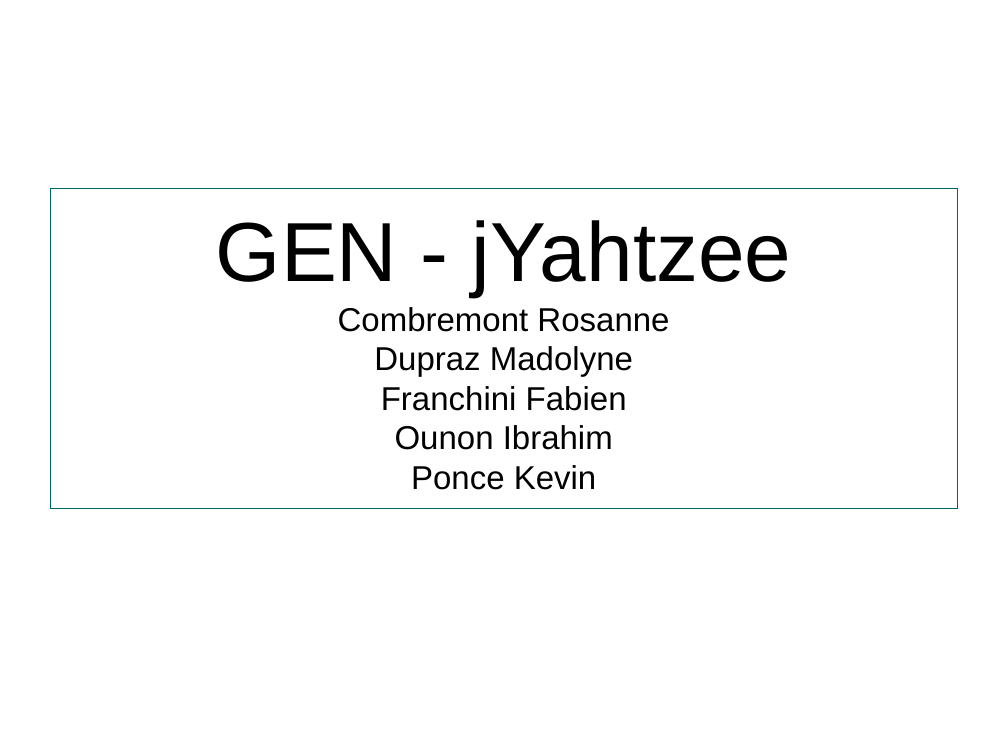
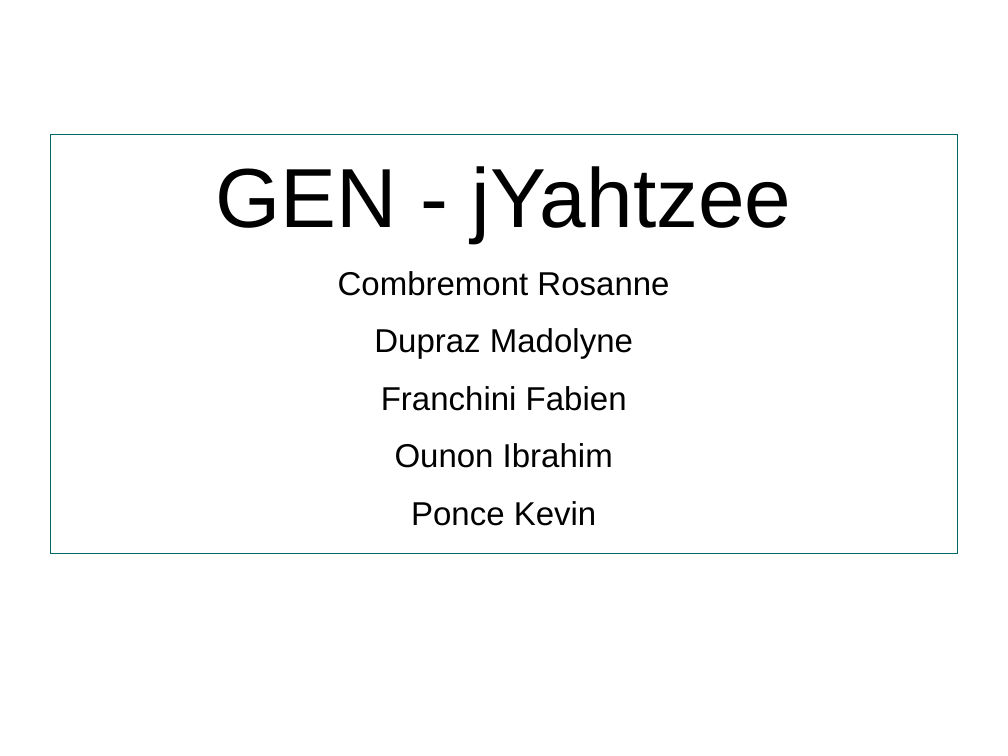
Before and after one commit to crabone/GEN-Yahtzee, a slide deck: slide 1 of prez.odp. Drawn at 1008x756 pixels with LibreOffice and Linux fonts; fonts in the diff are those of the drawing; background and template pictures are left out. Boxes give left, top, right and bottom in pixels: in the first picture for what was removed or moved away, otherwise in the second. Text is boxed around its words. In the diff, an @@ line names an element or a change of style, - is before the commit and + after.

```diff
--- a/prez.odp
+++ b/prez.odp
@@ subtitle "GEN - jYahtzee" at (216, 166, 792, 526): more space between paragraphs @@
@@ freeform shape added at (50, 134, 958, 553), fill #FFFFFF, outline #006666 0 pt @@
@@ rectangle removed at (50, 188, 958, 509) @@
```
Also in this commit, not shown: 7 other slides changed, 3 slides added, 1 slide removed, 8 other files.
